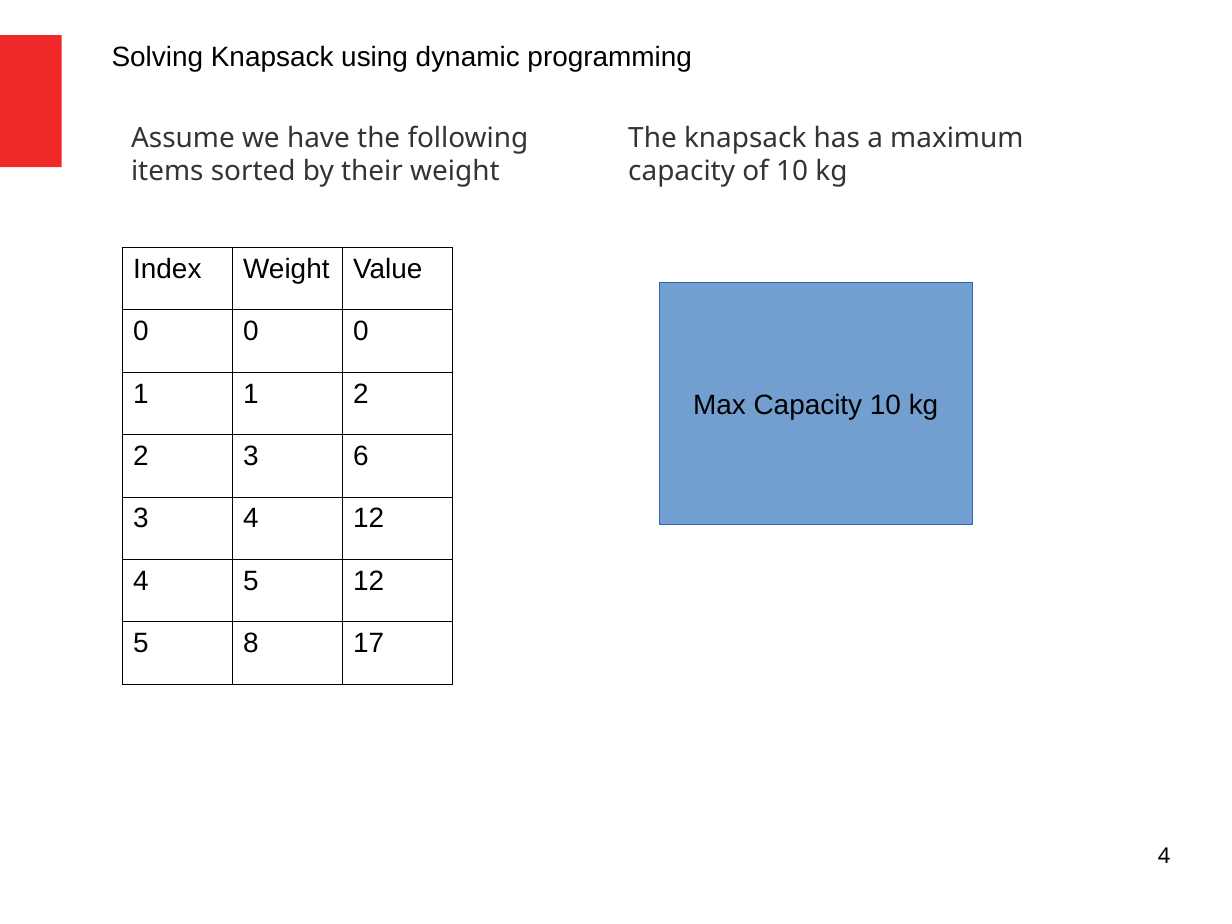
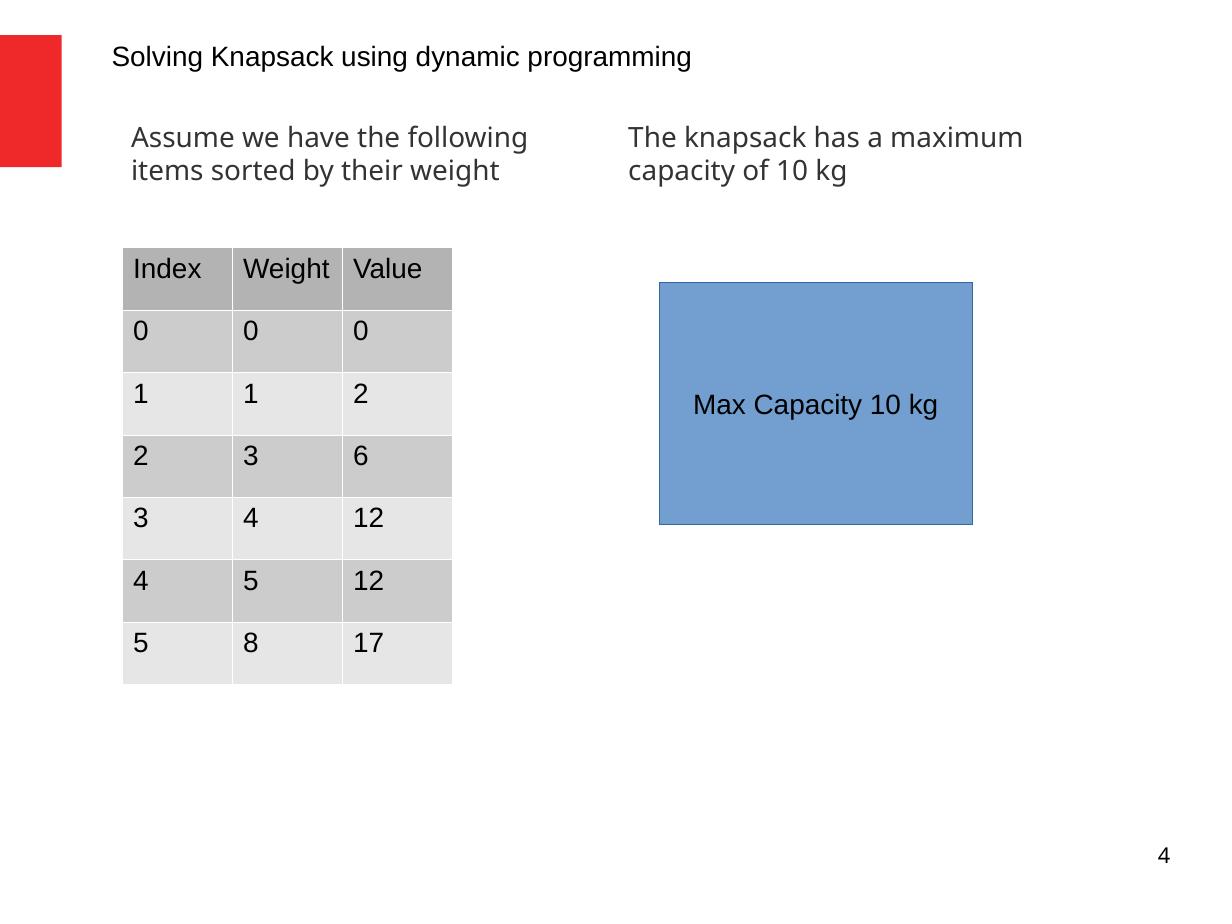
Before and after one commit to codingismycraft/codingismycraft, a slide deck: slide 4 of algorithms/katas/knapsack/knapsack-presentation.odp. Drawn at 1232x924 pixels with LibreOffice and Linux fonts; fonts in the diff are those of the drawing. Boxes give left, top, right and bottom in pixels: in the first picture for what was removed or moved away, otherwise in the second. Text is boxed around its words. In the diff, an @@ line names an element or a change of style, - is before the commit and + after.

```diff
--- a/algorithms/katas/knapsack/knapsack-presentation.odp
+++ b/algorithms/katas/knapsack/knapsack-presentation.odp
@@ table at <box>122,247,451,684</box> @@
@@ fill none to #B3B3B3 in row 1 @@
@@ fill none to #CCCCCC in 9 cells @@
@@ fill none to #E6E6E6 in 9 cells @@
@@ borders changed @@
```
Also in this commit, not shown: 1 other slide changed, 1 slide added, 2 other files.
